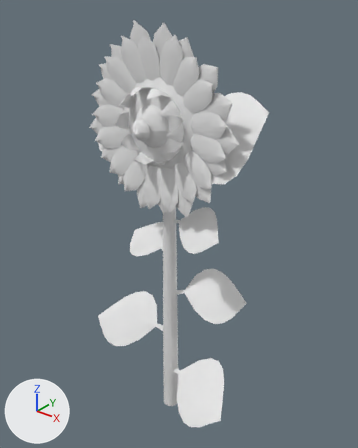
The glTF model assets/sunflower/sunflower.glb, before and after one commit.
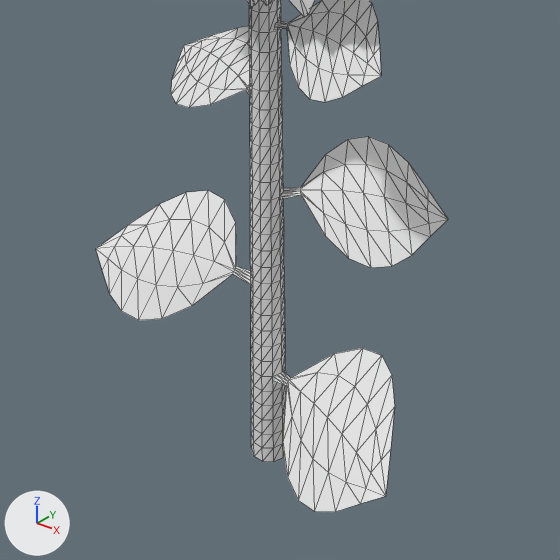
Old and new are each drawn whole from a 50 mm camera at (1.349, -1.616, 2.133) aimed at (-0.015, 0.091, 1.075) and again close up on the part from 16% to 82% of the width and 47% to 100% of the height. Every picture has the same lights, and +X, +Y and +Z are marked at lower left. The older version's two pictures come first. The close-ups show mesh edges as thin lines. Vertices at exactly the same position are counted once.

In view in the first close-up: '叶子.001', '茎' and 1 more.
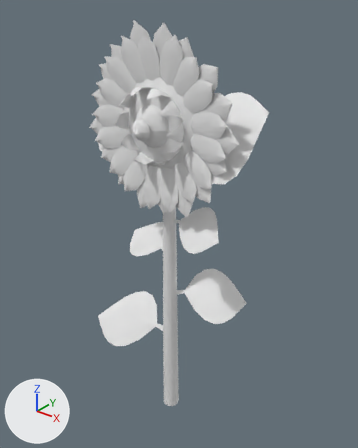
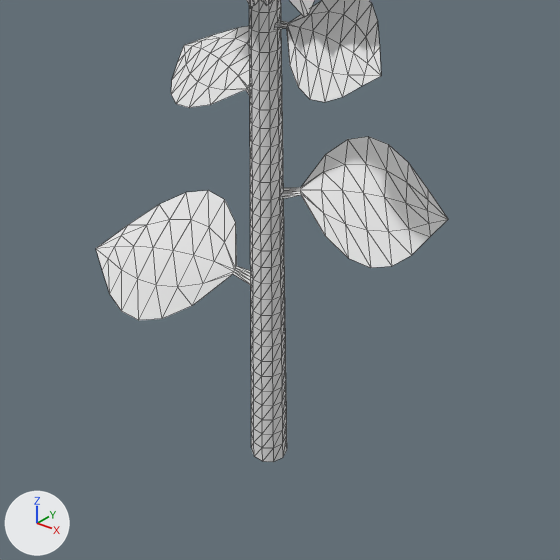
Changed parts and their boxes [x1, y1, x2, y2] in the close-ups (560 x 560 px):
'叶子.001', reshaped
    before: [96, 0, 448, 512]
    after: [96, 0, 448, 320]
part 1 of me_叶子, deleted
    before: [274, 348, 395, 512]

The change, as a list of edits to the scene's bpy script:
```text
Change me_叶子:
    used by ob_叶子_001; location = (0.0, 0.0, 0.0)
    remove me_叶子.from_pydata(...)  # 205 vertices, 300 faces; spans x -0.399..0.422, y -0.197..0.223, z 0.152..1.213
    add me_叶子.from_pydata(...)  # 164 vertices, 240 faces; spans x -0.399..0.351, y -0.197..0.223, z 0.397..1.213
    me_叶子 part 1: the loose piece of 41 vertices spanning x 0.027..0.422, y -0.196..0.091, z 0.152..0.363 is deleted
```
